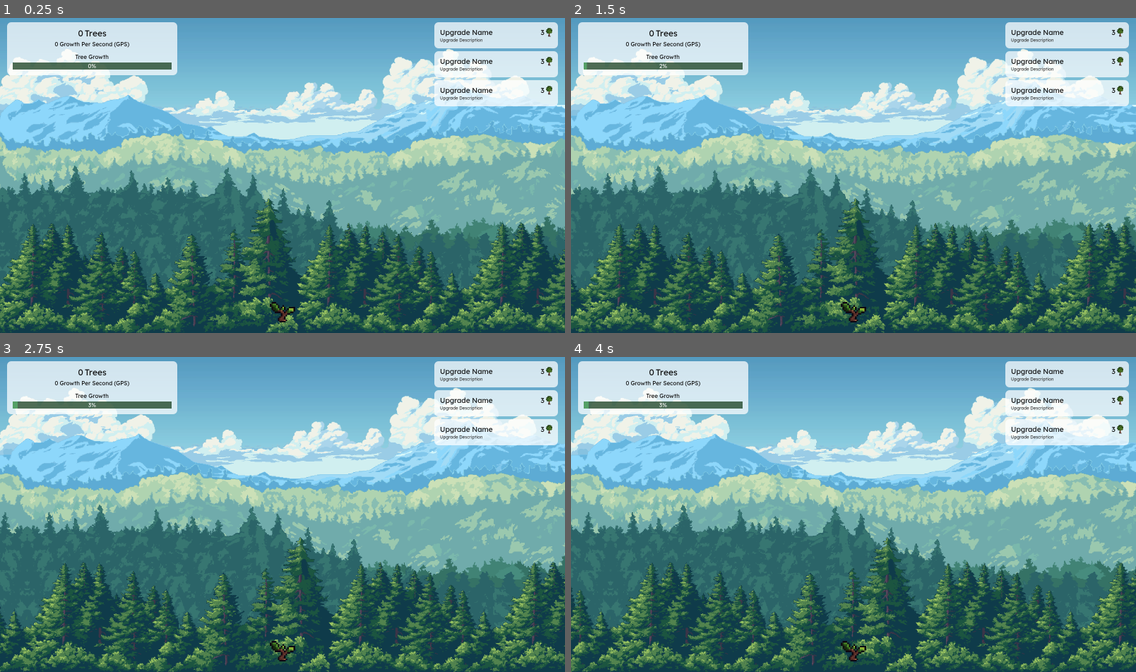
Above: before the commit, frames 1-4 (two rows, left to right).
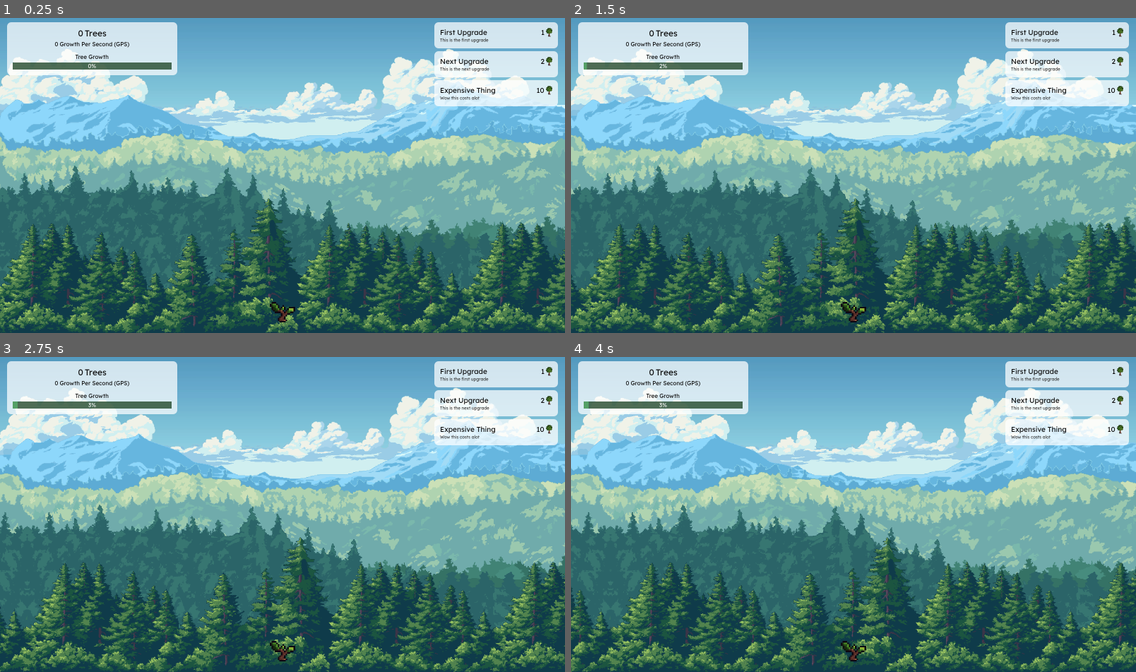
Above: after the commit, the same moments.

Repository: CallumB04/tree-clicker
Game: Godot game, scene res://Scenes/Game.tscn
The game is run twice, just before and just after one commit, with the same random seed, the same clock (stepped at 60 frames per second) and the same inputs.
Inputs (mouse positions are in pixels of both pictures, inside the frame that each line leads up to):
- Up to frame 1 (0.25 s): no input
- Up to frame 2 (1.5 s): click (853, 310) at 0.5 s; click (853, 310) at 1.25 s
- Up to frame 3 (2.75 s): click (282, 649) at 2 s
- Up to frame 4 (4 s): no input

The runs differ from the first frame. In frame 1, 0.5% of the frame differs, in the area x 77-97%, y 3-27%; in frame 2, 0.5%; in frame 3, 0.5%; in frame 4, 0.5%.

Commit message:
feat: add unique data to each upgrade

Diff:
--- a/Scenes/Game.tscn
+++ b/Scenes/Game.tscn
@@ -199,9 +199,18 @@
 
 [node name="Upgrade" parent="UpgradesVBox" instance=ExtResource("9_h4fw4")]
 layout_mode = 2
+upgrade_name = "First Upgrade"
+upgrade_description = "This is the first upgrade"
+upgrade_cost = 1
 
 [node name="Upgrade2" parent="UpgradesVBox" instance=ExtResource("9_h4fw4")]
 layout_mode = 2
+upgrade_name = "Next Upgrade"
+upgrade_description = "This is the next upgrade"
+upgrade_cost = 2
 
 [node name="Upgrade3" parent="UpgradesVBox" instance=ExtResource("9_h4fw4")]
 layout_mode = 2
+upgrade_name = "Expensive Thing"
+upgrade_description = "Wow this costs alot"
+upgrade_cost = 10
--- a/Scenes/upgrade.tscn
+++ b/Scenes/upgrade.tscn
@@ -1,6 +1,7 @@
-[gd_scene load_steps=3 format=3 uid="uid://cdy2d27p82jvb"]
+[gd_scene load_steps=4 format=3 uid="uid://cdy2d27p82jvb"]
 
 [ext_resource type="Texture2D" uid="uid://chayk8scllsiu" path="res://Assets/Trees/Oak4.png" id="1_47it6"]
+[ext_resource type="Script" uid="uid://v7rlumn4i8m4" path="res://Scripts/upgrade.gd" id="1_f5ow3"]
 
 [sub_resource type="StyleBoxFlat" id="StyleBoxFlat_f5ow3"]
 bg_color = Color(1, 1, 1, 0.72549)
@@ -14,6 +15,7 @@
 offset_right = 219.0
 offset_bottom = 73.0
 theme_override_styles/panel = SubResource("StyleBoxFlat_f5ow3")
+script = ExtResource("1_f5ow3")
 
 [node name="MarginContainer" type="MarginContainer" parent="."]
 layout_mode = 2
--- /dev/null
+++ b/Scripts/upgrade.gd
@@ -0,0 +1,10 @@
+extends PanelContainer
+
+@export var upgrade_name: String;
+@export var upgrade_description: String;
+@export var upgrade_cost: int;
+
+func _ready() -> void:
+	$MarginContainer/VBoxContainer/HBoxContainer/UpgradeName.text = upgrade_name;
+	$MarginContainer/VBoxContainer/UpgradeDesc.text = upgrade_description;
+	$MarginContainer/VBoxContainer/HBoxContainer/HBoxContainer/UpgradeCost.text = str(upgrade_cost);
Not shown, added: Scripts/upgrade.gd.uid
